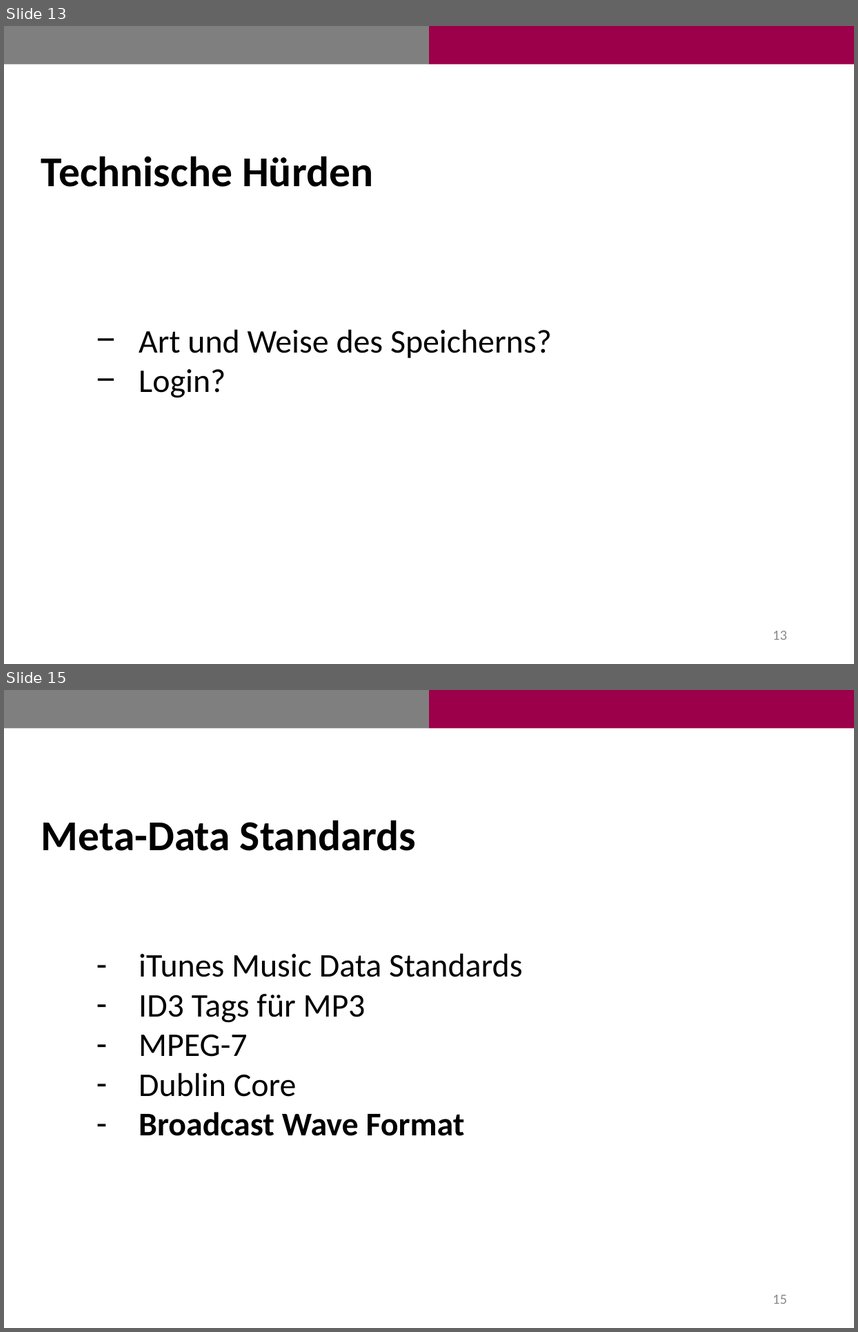
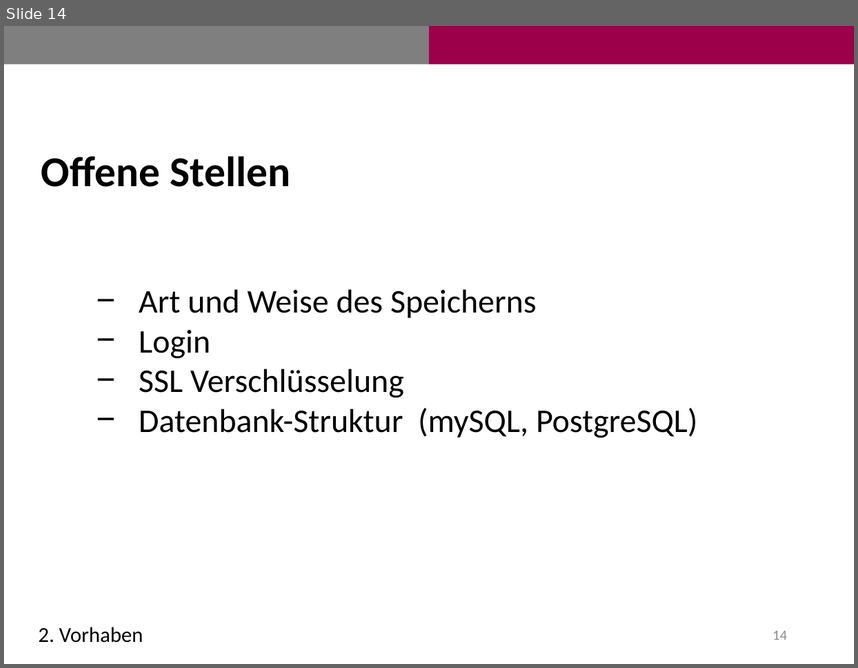
Before and after one commit to fairly99/Transkriptions-Werkzeug, a slide deck: Antrittspräsentation.pptx. Shown one above the other, each under a label of ours: slides 13 and 15 before the commit, slide 14 after it; the slides between them are not shown. The pictures are 858x1332 and 858x668 pixels, drawn with LibreOffice and Linux fonts; fonts in the diff are those of the drawing. Boxes give left, top, right and bottom in pixels: in the first picture for what was removed or moved away, otherwise in the second. Text is boxed around its words. In the diff, an @@ line names an element or a change of style, - is before the commit and + after.

```diff
--- a/Antrittspräsentation.pptx
+++ b/Antrittspräsentation.pptx
@@ slide 15 removed at [4, 690, 854, 1328], background #FFFFFF @@
@@ rectangle removed at [4, 690, 429, 728] @@
@@ rectangle removed at [429, 690, 854, 728] @@
@@ text removed at [41, 820, 416, 851] @@
-Meta-Data Standards
@@ text removed at [139, 953, 522, 1136] @@
-– iTunes Music Data Standards
-– ID3 Tags für MP3
-– MPEG-7
-– Dublin Core
-– Broadcast Wave Format
@@ page number removed at [773, 1294, 787, 1303] @@
-15
@@ what was slide 13 is now slide 14 @@
@@ slide 14 changed as well @@
@@ text at [41, 156, 290, 187]: text changed @@
-Technische Hürden
+Offene Stellen
@@ text at [139, 289, 697, 438]: text changed @@
-− Art und Weise des Speicherns?
-− Login?
+− Art und Weise des Speicherns
+− Login
+− SSL Verschlüsselung
+− Datenbank-Struktur (mySQL, PostgreSQL)
@@ text added at [38, 626, 143, 642], 18 pt, text #000000 @@
+2. Vorhaben
@@ page number at [773, 630, 787, 639]: text changed @@
-13
+14
```
Also in this commit, not shown: 10 other slides changed, 7 slides added, 5 other slides removed, 2 other files.
